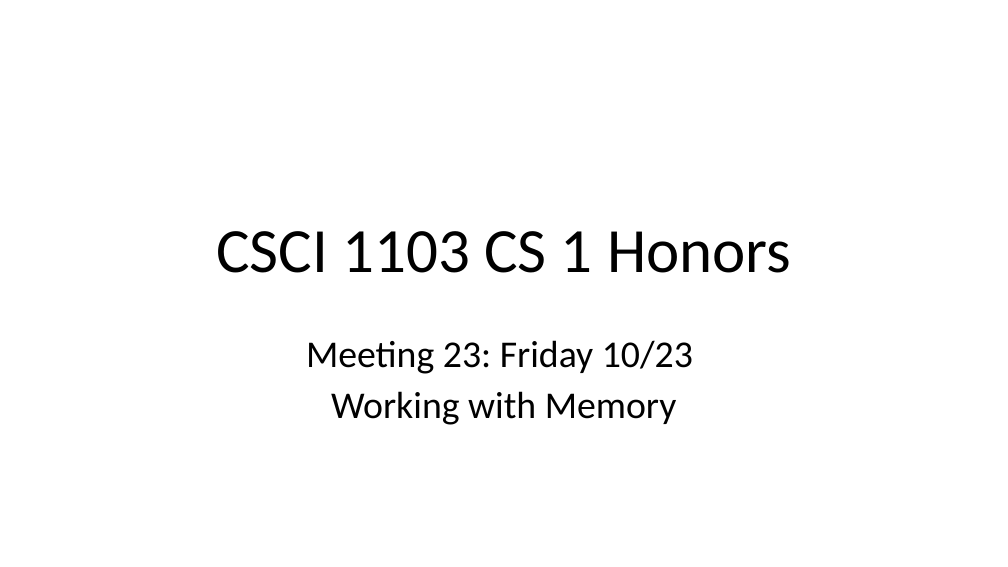
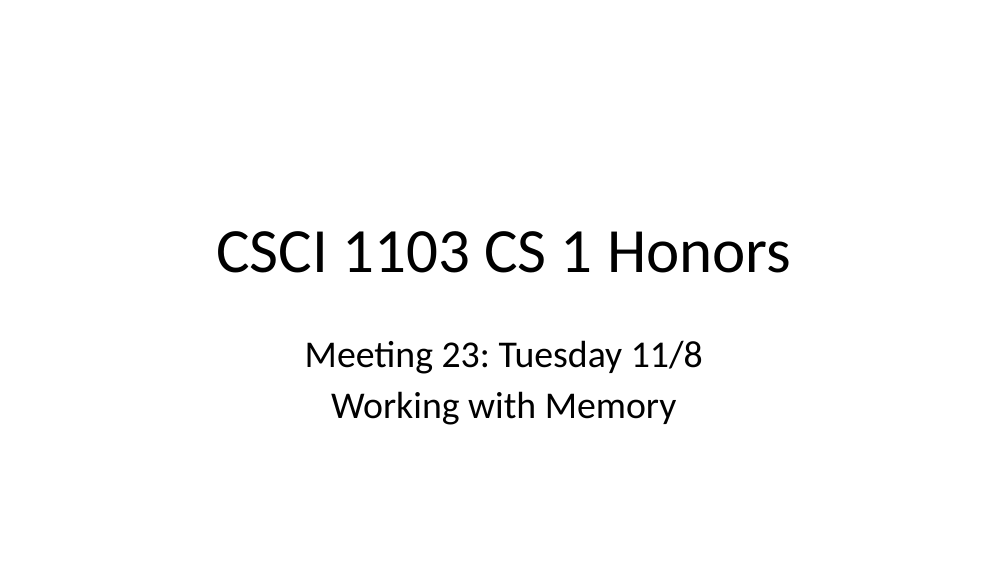
Before and after one commit to BC-CSCI1103/Week08, a slide deck: slide 1 of slides/SVMandMemory.pptx. Drawn at 1008x567 pixels with LibreOffice and Linux fonts; fonts in the diff are those of the drawing. Boxes give left, top, right and bottom in pixels: in the first picture for what was removed or moved away, otherwise in the second. Text is boxed around its words. In the diff, an @@ line names an element or a change of style, - is before the commit and + after.

```diff
--- a/slides/SVMandMemory.pptx
+++ b/slides/SVMandMemory.pptx
@@ subtitle at [305, 340, 703, 374]: text changed @@
-Meeting 23: Friday 10/23
+Meeting 23: Tuesday 11/8
```
Also in this commit, not shown: 4 other slides changed, 17 slides added, 2 slides removed.
